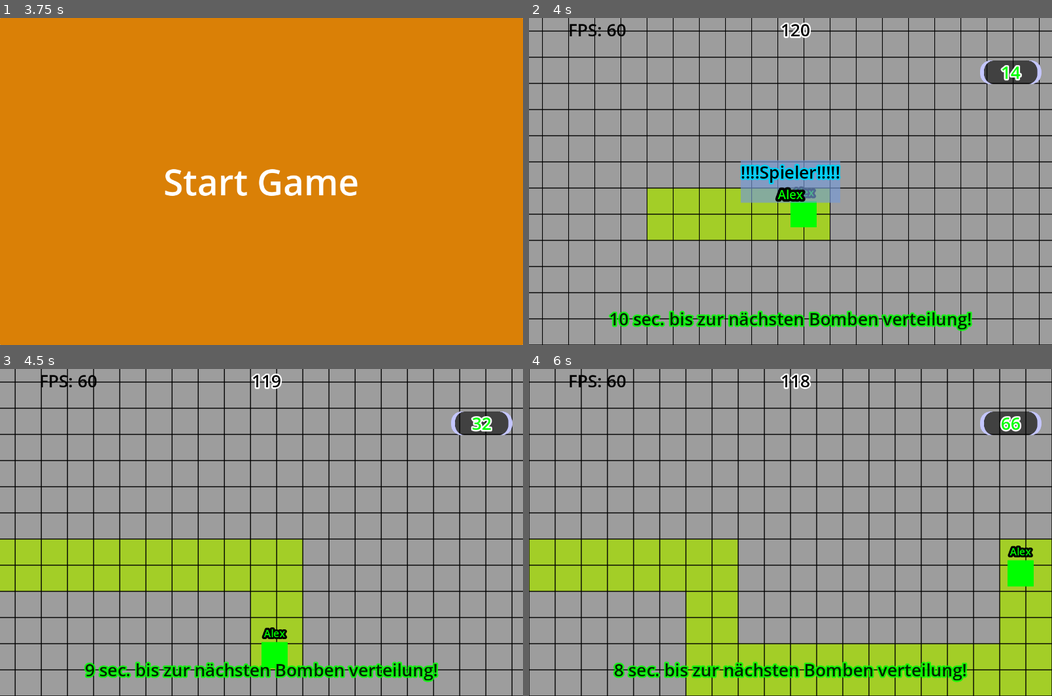
Above: before the commit, frames 1-4 (two rows, left to right).
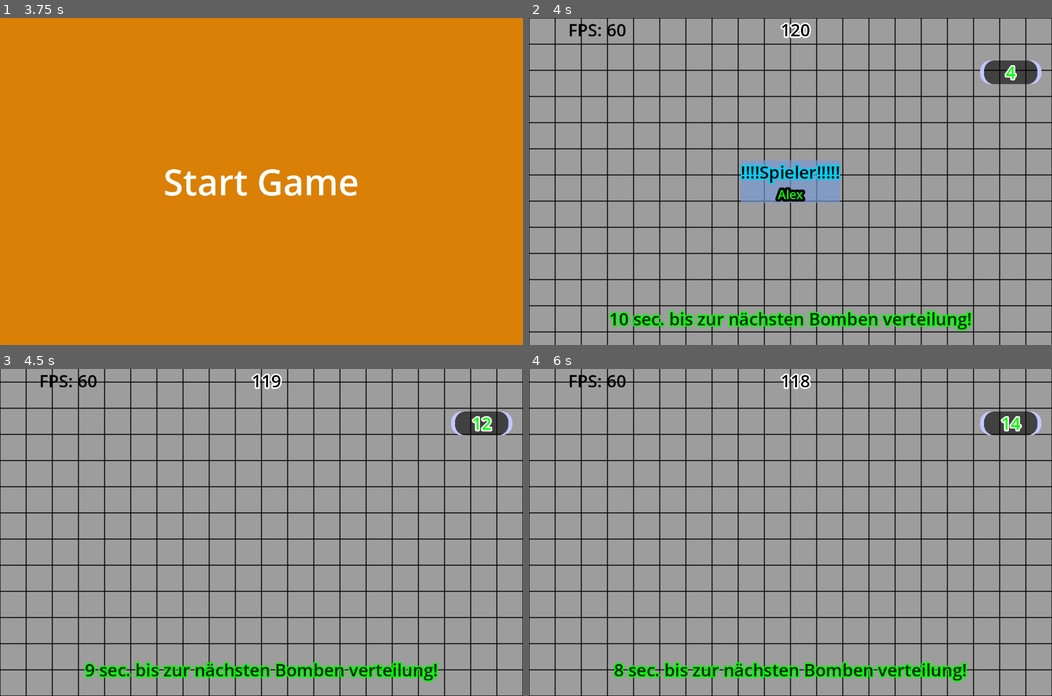
Above: after the commit, the same moments.

Repository: NIK-98/Paint_The_Ground
Game: Godot game, scene res://sceens/level.tscn
Two runs of this game, one before a commit and one after it. Both use one fixed random seed, a clock stepped at 60 frames per second and the inputs below. This scene is started directly instead of the project's main scene.
Inputs (mouse positions are in pixels of both pictures, inside the frame that each line leads up to):
- Up to frame 1 (3.75 s): click (261, 34) at 0.52 s; type "Alex" at 0.6 s; click "Start Game" at 1.25 s; click "Start Game" at 2 s; click "Bestätiegen" at 2.75 s; tap Enter at 3.5 s; move the mouse to (376, 165) at 3.52 s; hold D (right) from 3.53 s (still down); hold Tab (Info) from 3.53 s (still down); click (376, 165) at 3.67 s
- Up to frame 2 (4 s): keep holding D (right); keep holding Tab (Info)
- Up to frame 3 (4.5 s): move the mouse to (156, 548) at 4.27 s; release D (right) at 4.28 s; release Tab (Info) at 4.28 s; hold S (down) from 4.28 s (still down); tap Tab (Info) at 4.35 s
- Up to frame 4 (6 s): tap Space at 5 s; move the mouse to (842, 460) at 5.02 s; release S (down) at 5.03 s; hold D (right) 5.03-5.78 s; hold Tab (Info) 5.03-5.78 s; move the mouse to (764, 597) at 5.77 s; hold W (up) from 5.78 s (still down); tap Tab (Info) at 5.85 s; click (764, 597) at 5.92 s

Frame 1 is identical in both runs. In frame 2, 21% of the frame differs, in the area x 0-100%, y 0-100%; in frame 3, 20%; in frame 4, 21%, in the area x 0-100%, y 14-100%.

Commit message:
code umstrucktoriert

Diff:
--- a/sceens/player.tscn
+++ b/sceens/player.tscn
@@ -1,7 +1,6 @@
-[gd_scene load_steps=7 format=3 uid="uid://bct2wlof30lbq"]
+[gd_scene load_steps=5 format=3 uid="uid://bct2wlof30lbq"]
 
 [ext_resource type="Script" path="res://scripts/player.gd" id="1_d8fpb"]
-[ext_resource type="Script" path="res://scripts/PlayerInput.gd" id="2_2hmwi"]
 
 [sub_resource type="RectangleShape2D" id="RectangleShape2D_ti31n"]
 size = Vector2(64, 64)
@@ -10,29 +9,21 @@
 size = Vector2(65, 64)
 
 [sub_resource type="SceneReplicationConfig" id="SceneReplicationConfig_ktm87"]
-properties/0/path = NodePath(".:player")
+properties/0/path = NodePath(".:position")
 properties/0/spawn = true
-properties/0/replication_mode = 0
-properties/1/path = NodePath(".:position")
+properties/0/replication_mode = 1
+properties/1/path = NodePath(".:velocity")
 properties/1/spawn = true
 properties/1/replication_mode = 1
-properties/2/path = NodePath(".:velocity")
+properties/2/path = NodePath("Color:color")
 properties/2/spawn = true
 properties/2/replication_mode = 1
-properties/3/path = NodePath("Color:color")
+properties/3/path = NodePath("Name:text")
 properties/3/spawn = true
 properties/3/replication_mode = 1
-properties/4/path = NodePath("Name:text")
+properties/4/path = NodePath("Name:theme_override_colors/font_color")
 properties/4/spawn = true
 properties/4/replication_mode = 1
-properties/5/path = NodePath("Name:theme_override_colors/font_color")
-properties/5/spawn = true
-properties/5/replication_mode = 1
-
-[sub_resource type="SceneReplicationConfig" id="SceneReplicationConfig_8xxcm"]
-properties/0/path = NodePath("PlayerInput:move")
-properties/0/spawn = true
-properties/0/replication_mode = 2
 
 [node name="Player" type="CharacterBody2D" groups=["player"]]
 script = ExtResource("1_d8fpb")
@@ -51,6 +42,7 @@
 [node name="Color" type="ColorRect" parent="."]
 offset_right = 64.0
 offset_bottom = 64.0
+metadata/_edit_use_anchors_ = true
 
 [node name="CollisionShape2D" type="CollisionShape2D" parent="."]
 position = Vector2(32, 32)
@@ -70,12 +62,9 @@
 [node name="ServerSynchronizer" type="MultiplayerSynchronizer" parent="."]
 replication_config = SubResource("SceneReplicationConfig_ktm87")
 
-[node name="PlayerInput" type="MultiplayerSynchronizer" parent="."]
-replication_config = SubResource("SceneReplicationConfig_8xxcm")
-script = ExtResource("2_2hmwi")
-
 [node name="CanvasLayer" type="CanvasLayer" parent="."]
 layer = 4
+visible = false
 
 [node name="Winner" type="ColorRect" parent="CanvasLayer"]
 offset_right = 1280.0
--- a/scripts/PlayerInput.gd
+++ b/scripts/PlayerInput.gd
@@ -1,47 +1,8 @@
 extends MultiplayerSynchronizer
-
-@export var move = Input.get_vector("left","right","up","down")
-
-var aktueller_spieler = false
 
 func _ready():
 	set_process(get_multiplayer_authority() == multiplayer.get_unique_id())
 
 func _physics_process(_delta):
 	if is_multiplayer_authority():
-		if get_parent().position.x < get_parent().get_node("Color").size.x:
-			Input.action_release("left")
-
-		if get_parent().position.x+get_parent().get_node("Color").size.x > Global.Spielfeld_Size.x-get_parent().get_node("Color").size.x:
-			Input.action_release("right")
-
-		if get_parent().position.y < get_parent().get_node("Color").size.y:
-			Input.action_release("up")
-
-		if get_parent().position.y+get_parent().get_node("Color").size.y > Global.Spielfeld_Size.y-get_parent().get_node("Color").size.y:
-			Input.action_release("down")
-		move = Input.get_vector("left","right","up","down")
-
-
-		aktueller_spieler = true
-	else:
-		aktueller_spieler = false
-
-func moving():
-	if OS.get_name() == "Android" or OS.get_name() == "iOS":
-		if get_parent().get_parent().get_parent().get_parent().get_parent().get_node("CanvasLayer/joy").get_joystick_dir().x == 1:
-			Input.action_press("right")
-		else:
-			Input.action_release("right")
-		if get_parent().get_parent().get_parent().get_parent().get_parent().get_node("CanvasLayer/joy").get_joystick_dir().x == -1:
-			Input.action_press("left")
-		else:
-			Input.action_release("left")
-		if get_parent().get_parent().get_parent().get_parent().get_parent().get_node("CanvasLayer/joy").get_joystick_dir().y == 1:
-			Input.action_press("down")
-		else:
-			Input.action_release("down")
-		if get_parent().get_parent().get_parent().get_parent().get_parent().get_node("CanvasLayer/joy").get_joystick_dir().y == -1:
-			Input.action_press("up")
-		else:
-			Input.action_release("up")
+		pass
--- a/scripts/level.gd
+++ b/scripts/level.gd
@@ -78,9 +78,6 @@
 	if len(multiplayer.get_peers()) < $loby.Max_clients:
 		$loby.update_player_count.rpc()
 	var player = player_sceen.instantiate()
-	player.player = id
-	randpos = Vector2(floor(randi_range(500,Global.Spielfeld_Size.x+player.get_node("Color").size.x)),floor(randi_range(500,Global.Spielfeld_Size.y-player.get_node("Color").size.y)))
-	player.position = randpos
 	player.name = str(id)
 	get_node("Players").add_child(player, true)
 	add_score(id)
--- a/scripts/player.gd
+++ b/scripts/player.gd
@@ -14,24 +14,17 @@
 var Gametriggerstart = false
 var score = 0
 var last_score = score
+var move = Input.get_vector("left","right","up","down")
 
 @onready var camera = $Camera2D
 
-@export var player := 1:
-	set(id):
-		player = id
-		# Give authority over the player input to the appropriate peer.
-		$PlayerInput.set_multiplayer_authority(id)
-
-@onready var input = $PlayerInput
-
+func _enter_tree():
+	set_multiplayer_authority(name.to_int())
+	position = Vector2(floor(randi_range(500,Global.Spielfeld_Size.x+get_node("Color").size.x)),floor(randi_range(500,Global.Spielfeld_Size.y-get_node("Color").size.y)))
 
 func _ready():
 	$CanvasLayer/Winner.visible = false
 	$CanvasLayer/Los.visible = false
-	if player == multiplayer.get_unique_id():
-		camera.make_current()
-
 	$Camera2D.limit_right = Global.Spielfeld_Size.x
 	$Camera2D.limit_bottom = Global.Spielfeld_Size.y
 	color_change()
@@ -40,6 +33,8 @@
 func _physics_process(_delta):
 	if not loaded:
 		loaded = true
+		if is_multiplayer_authority():
+			camera.make_current()
 		paint.rpc()
 		score_counter()
 
@@ -53,12 +48,45 @@
 			get_parent().get_parent().get_node("Timer").start()
 			get_parent().get_parent().get_node("Timerbomb").start()
 		if get_parent().get_parent().get_node("CanvasLayer/Time").visible and not get_parent().get_parent().Time_out:
-			input.moving()
-			velocity = input.move*SPEED
+			if is_multiplayer_authority():
+				moving()
+				if position.x < get_node("Color").size.x:
+					Input.action_release("left")
+
+				if position.x+get_node("Color").size.x > Global.Spielfeld_Size.x-get_node("Color").size.x:
+					Input.action_release("right")
+
+				if position.y < get_node("Color").size.y:
+					Input.action_release("up")
+
+				if position.y+get_node("Color").size.y > Global.Spielfeld_Size.y-get_node("Color").size.y:
+					Input.action_release("down")
+				move = Input.get_vector("left","right","up","down")
+				velocity = move*SPEED
 			move_and_collide(velocity)
 			if (velocity.x != 0 or velocity.y != 0):
 				paint.rpc()
 			score_counter()
+
+
+func moving():
+	if OS.get_name() == "Android" or OS.get_name() == "iOS":
+		if get_parent().get_parent().get_parent().get_parent().get_node("CanvasLayer/joy").get_joystick_dir().x == 1:
+			Input.action_press("right")
+		else:
+			Input.action_release("right")
+		if get_parent().get_parent().get_parent().get_parent().get_node("CanvasLayer/joy").get_joystick_dir().x == -1:
+			Input.action_press("left")
+		else:
+			Input.action_release("left")
+		if get_parent().get_parent().get_parent().get_parent().get_node("CanvasLayer/joy").get_joystick_dir().y == 1:
+			Input.action_press("down")
+		else:
+			Input.action_release("down")
+		if get_parent().get_parent().get_parent().get_parent().get_node("CanvasLayer/joy").get_joystick_dir().y == -1:
+			Input.action_press("up")
+		else:
+			Input.action_release("up")
 
 
 @rpc("any_peer","call_local")
